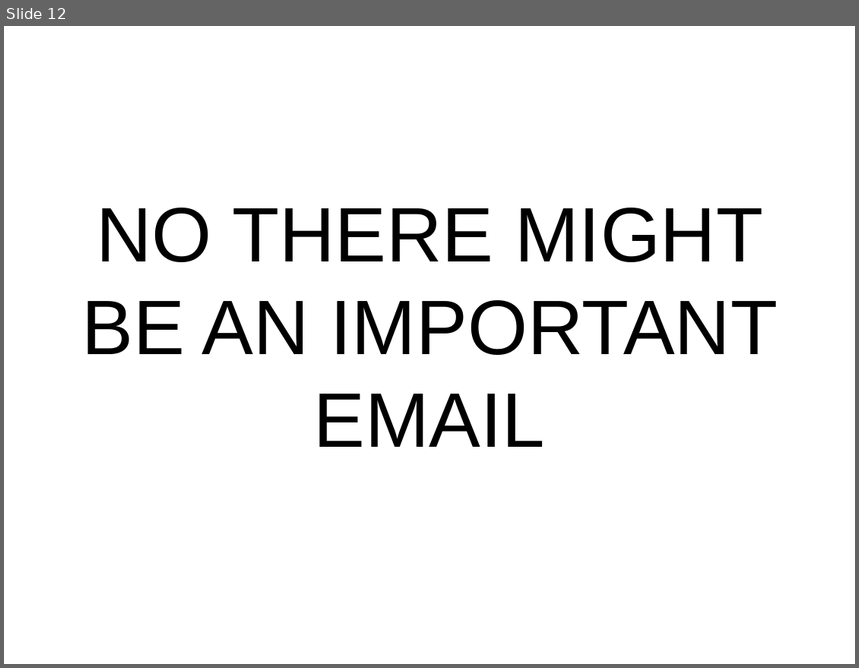
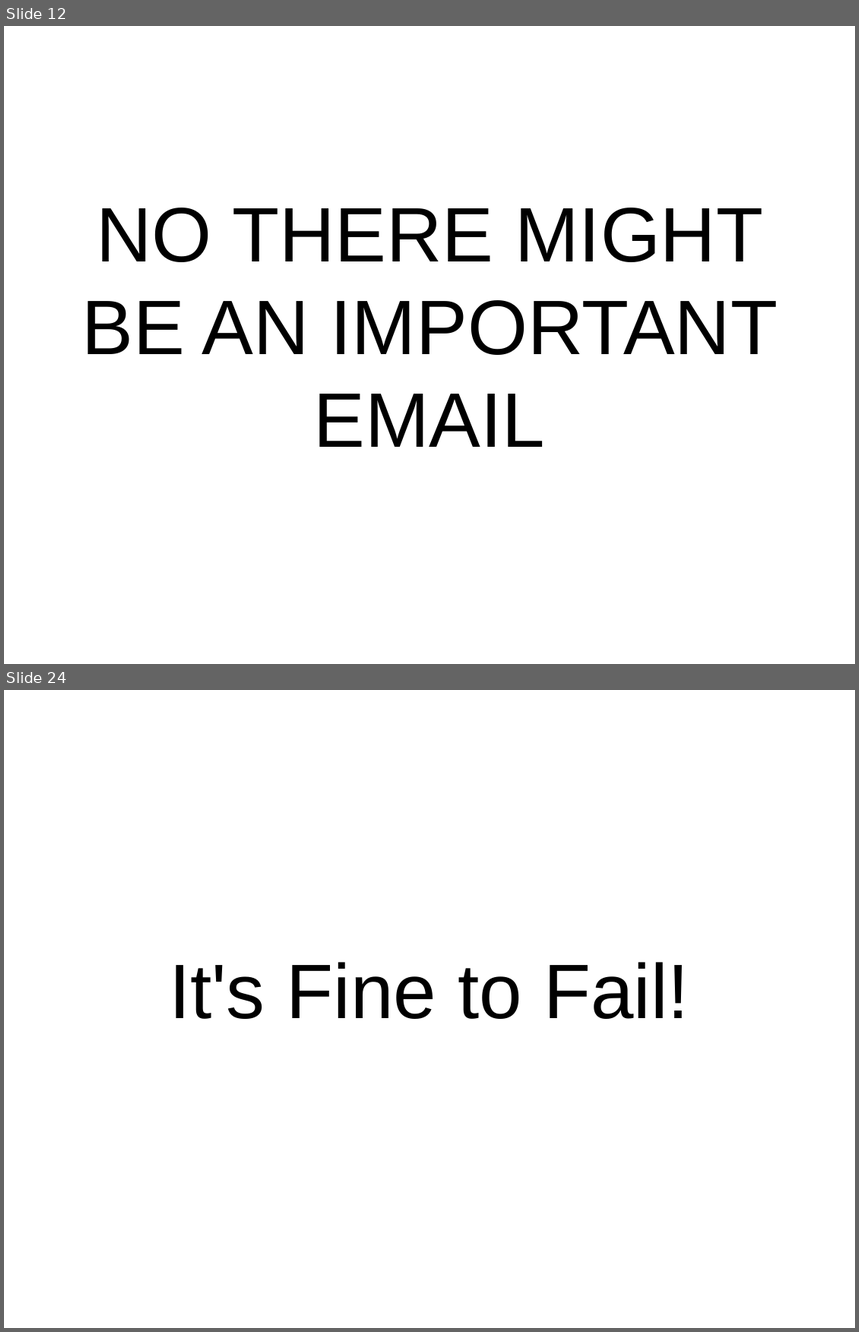
Before and after one commit to setitesuk/presentations, a slide deck: pomodoro_lightning_talk.odp. Shown one above the other, each under a label of ours: slide 12 before the commit, slides 12 and 24 after it; the slides between them are not shown. The pictures are 859x668 and 859x1332 pixels, drawn with LibreOffice and Linux fonts; fonts in the diff are those of the drawing. Boxes give left, top, right and bottom in pixels: in the first picture for what was removed or moved away, otherwise in the second. Text is boxed around its words. In the diff, an @@ line names an element or a change of style, - is before the commit and + after.

```diff
--- a/pomodoro_lightning_talk.odp
+++ b/pomodoro_lightning_talk.odp
@@ slide 24 added at [4,690,855,1328], background #FFFFFF @@
@@ subtitle added at [169,962,690,1019], 72 pt, text #000000 @@
+It's Fine to Fail!
```
Also in this commit, not shown: 1 slide changed, 12 other slides added.
